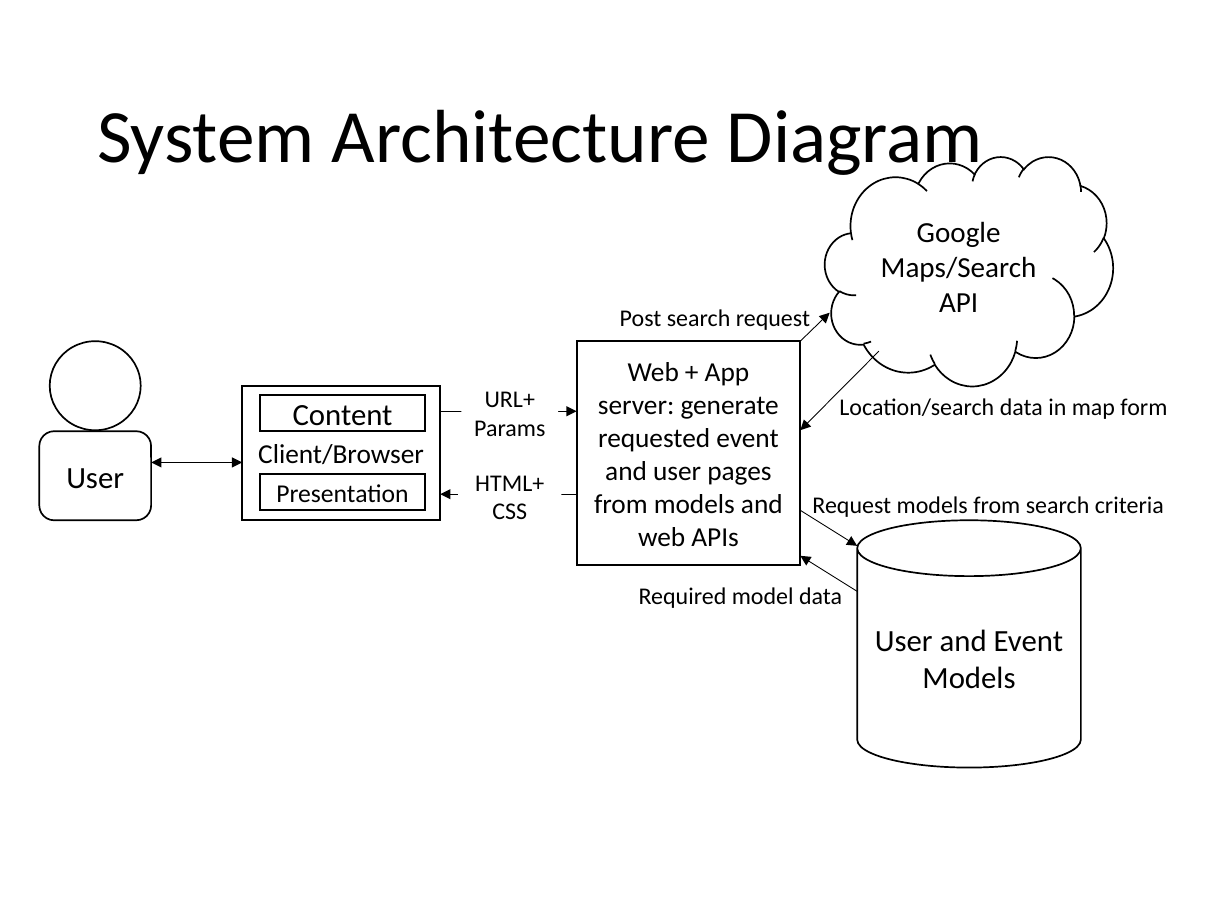
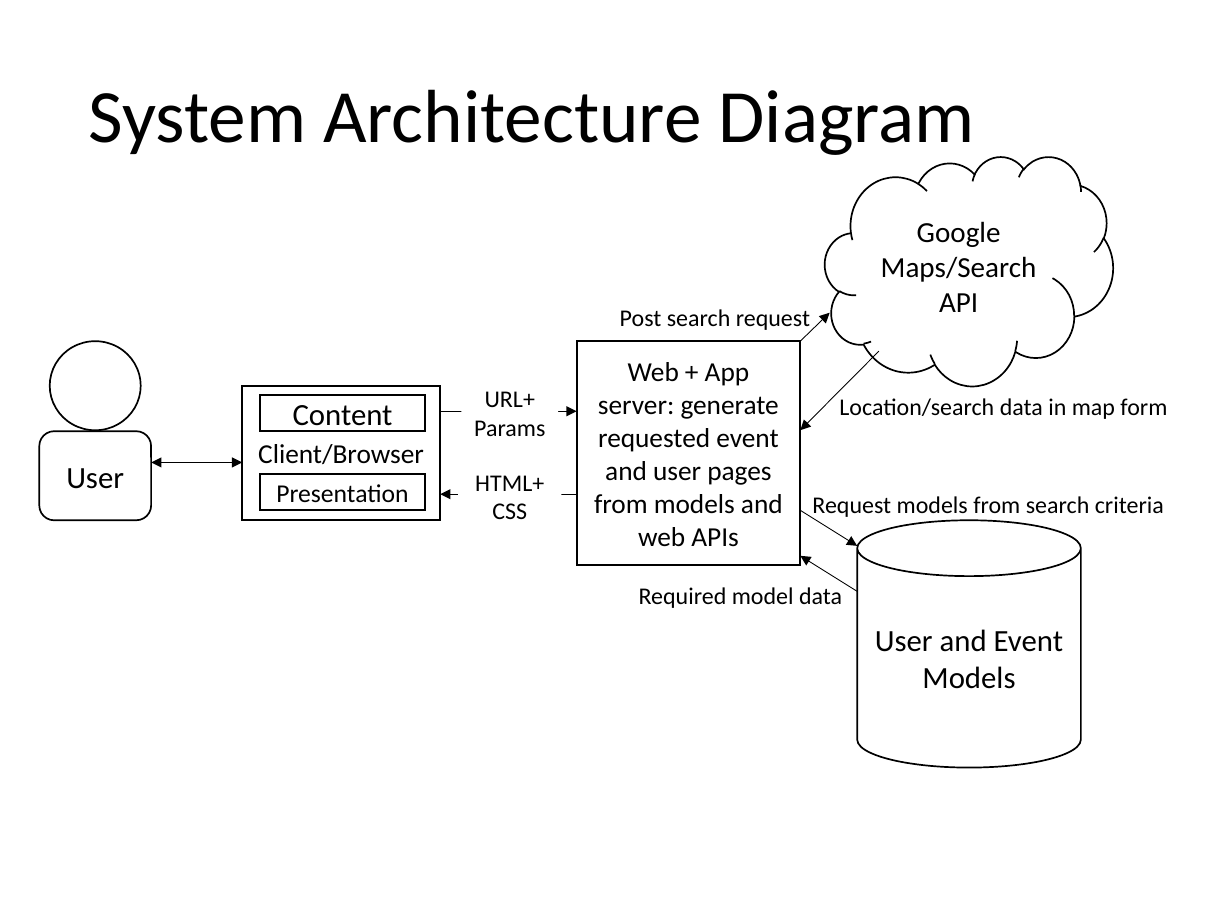
Before and after one commit to Lindronics/wad2_group_project, a slide deck: slide 7 of design_spec/design_specification.pptx. Drawn at 1232x924 pixels with LibreOffice and Linux fonts; fonts in the diff are those of the drawing. Boxes give left, top, right and bottom in pixels: in the first picture for what was removed or moved away, otherwise in the second. Text is boxed around its words. In the diff, an @@ line names an element or a change of style, - is before the commit and + after.

```diff
--- a/design_spec/design_specification.pptx
+++ b/design_spec/design_specification.pptx
@@ title "System Architecture Diagram" rewrapped from (97, 109, 983, 180) to (89, 89, 974, 155) @@
```
Also in this commit, not shown: 2 other slides changed, 2 slides added, 2 slides removed.
